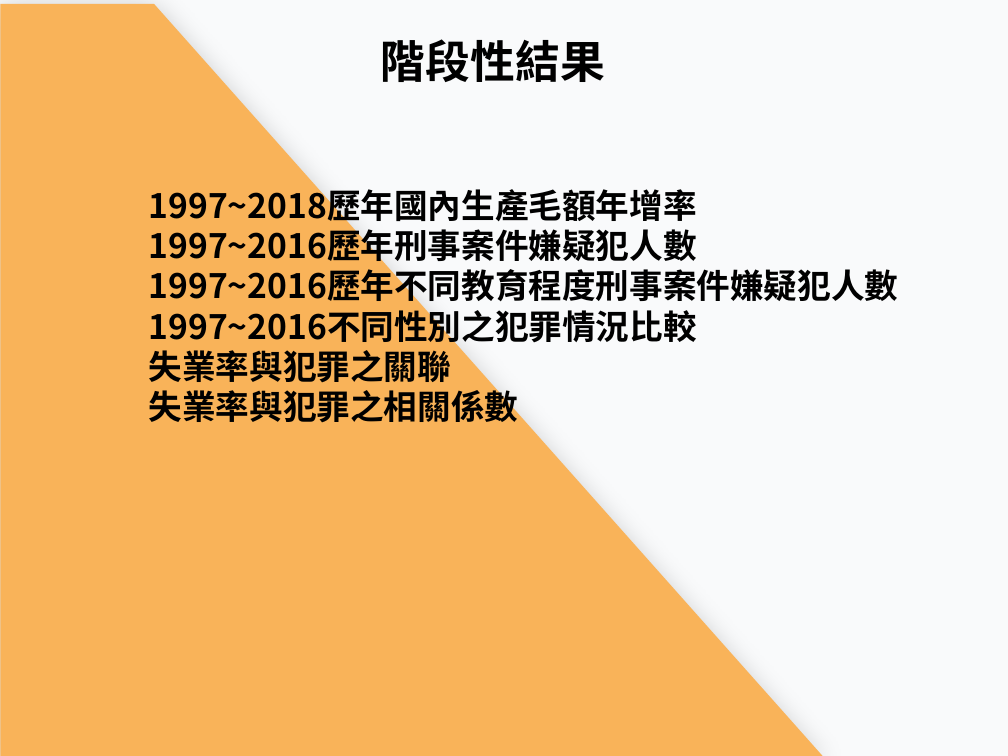
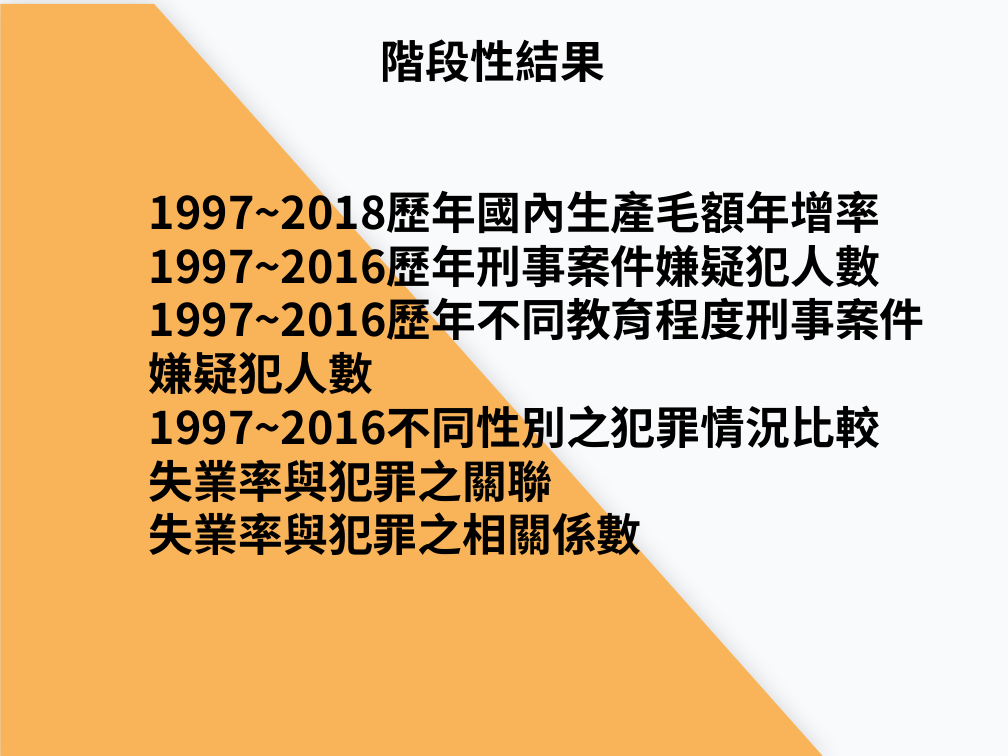
Before and after one commit to Vladislav292/finalproj, a slide deck: slide 10 of Final_project3.pptx (slide 9 before the commit). Drawn at 1008x756 pixels with LibreOffice and Linux fonts; fonts in the diff are those of the drawing. Boxes give left, top, right and bottom in pixels: in the first picture for what was removed or moved away, otherwise in the second. Text is boxed around its words. In the diff, an @@ line names an element or a change of style, - is before the commit and + after.

```diff
--- a/Final_project3.pptx
+++ b/Final_project3.pptx
@@ text "1997~2018歷年國內生產毛額年增率" at <box>149,183,925,556</box>: size 24 to 32 pt @@
```
Also in this commit, not shown: 3 other slides changed, 1 slide added.
